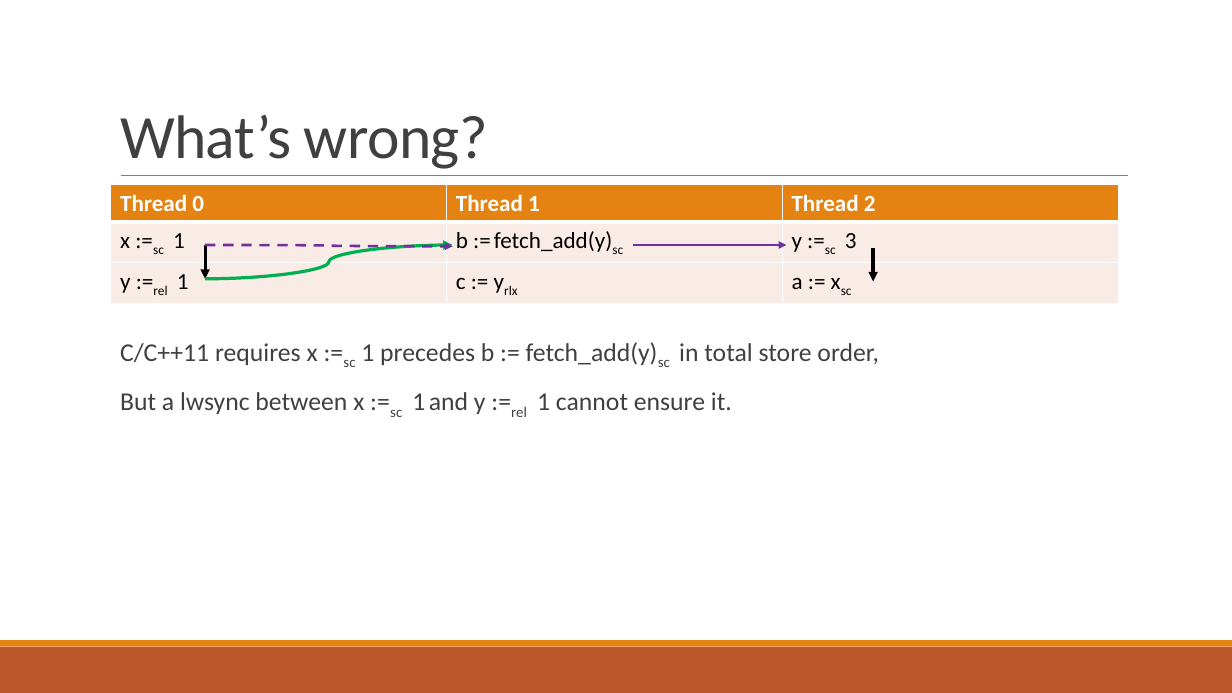
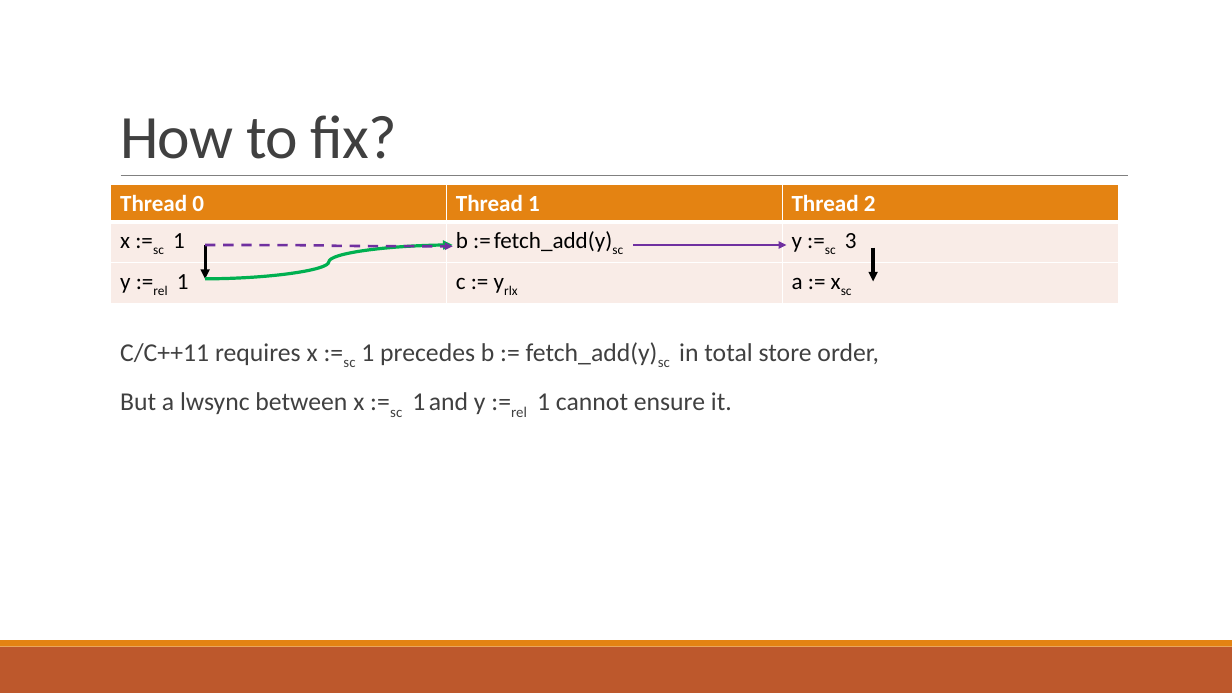
Before and after one commit to ustc-pldpa/2018s-final-projects, a slide deck: slide 28 of 06-Memory Access/fopl-pres.pptx (slide 26 before the commit). Drawn at 1232x693 pixels with LibreOffice and Linux fonts; fonts in the diff are those of the drawing. Boxes give left, top, right and bottom in pixels: in the first picture for what was removed or moved away, otherwise in the second. Text is boxed around its words. In the diff, an @@ line names an element or a change of style, - is before the commit and + after.

```diff
--- a/06-Memory Access/fopl-pres.pptx
+++ b/06-Memory Access/fopl-pres.pptx
@@ title at box(120, 115, 397, 159): text changed @@
-What’s wrong?
+How to fix?
```
Also in this commit, not shown: 3 other slides changed, 1 slide added.
